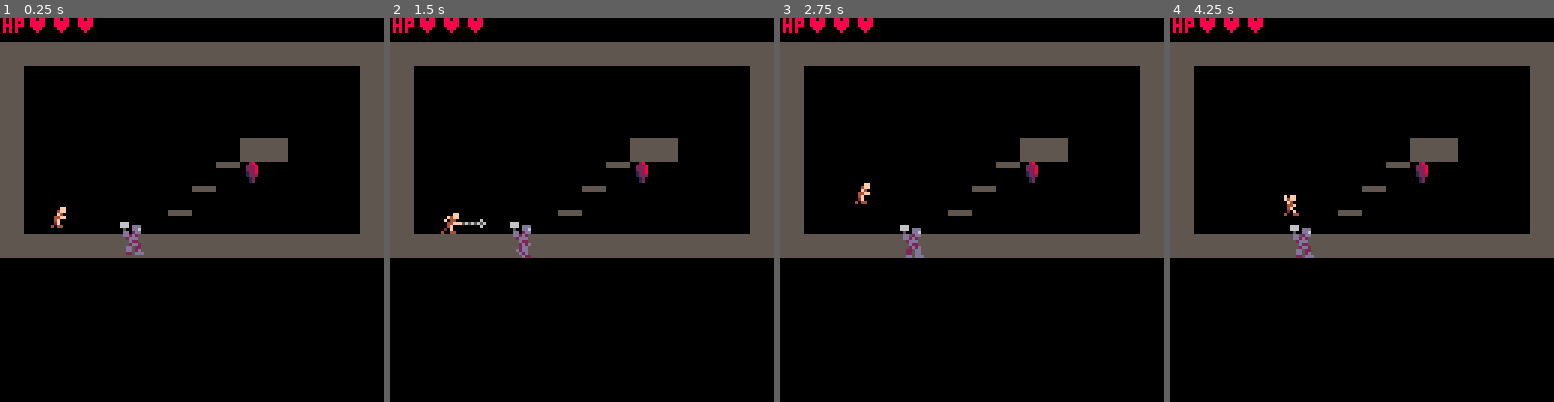
Above: before the commit, frames 1-4 (left to right).
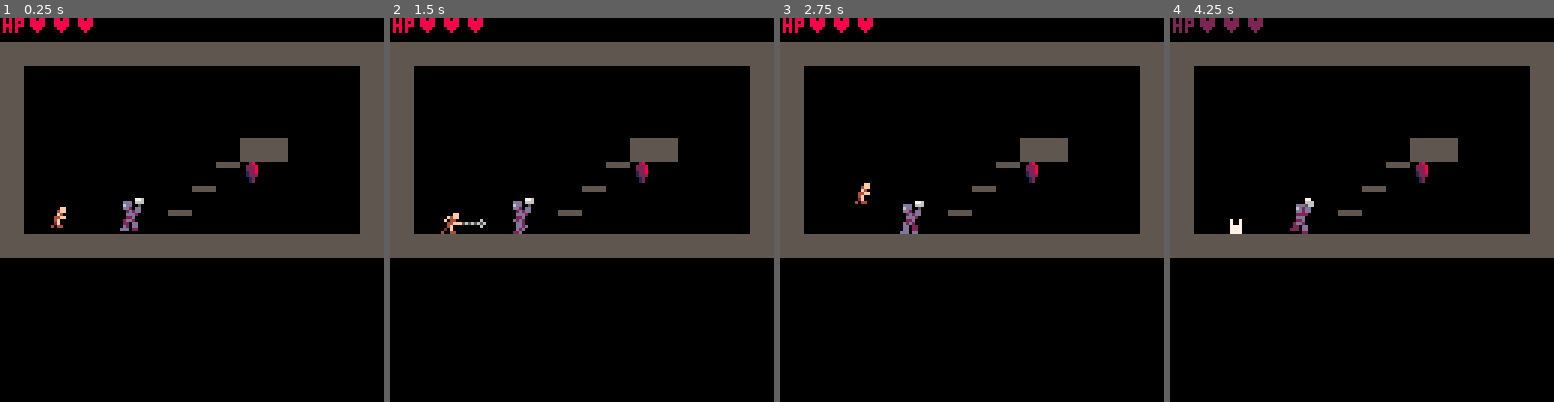
Above: after the commit, the same moments.

Repository: AddisonMink/fortrebosque
Game: PICO-8 cartridge main.p8
Two runs of this game, one before a commit and one after it. Both use one fixed random seed, a clock stepped at 60 frames per second and the inputs below.
Inputs:
- Up to frame 1 (0.25 s): no input
- Up to frame 2 (1.5 s): tap X (X key) at 0.33, 1.07 s; tap O (Z key) at 0.7 s
- Up to frame 3 (2.75 s): hold Right 1.6-2.1 s; tap O (Z key) at 1.7, 2.1, 2.5 s; tap X (X key) at 1.85 s; hold Right from 2.47 s (still down)
- Up to frame 4 (4.25 s): tap O (Z key) every 0.4 s from 2.9 to 4.1 s; tap X (X key) at 2.97, 4.08 s; release Right at 3.03 s; hold Left 3.08-3.58 s; hold Right from 4.02 s (still down)

The runs differ from the first frame. In frame 1, 0.5% of the frame differs, in the area x 31-38%, y 46-62%; in frame 2, 0.5%; in frame 3, 0.5%; in frame 4, 1.2%, in the area x 0-38%, y 0-63%.

Commit message:
finish knight.

Diff:
--- a/knight.lua
+++ b/knight.lua
@@ -1,8 +1,93 @@
 function knight_new(x, y)
+    -- constants
     local walk_anim = { frames = { 34, 35, 36, 35 }, fps = 1, tall = true }
+    local wind_up_anim = { frames = { 37 }, fps = 1, tall = true }
+    local attack_anim = { frames = { 38 }, fps = 1, tall = true }
+    local windup_dur = 0.5
+    local attack_dur = 0.5
+    local shockwave_step_dur = 0.1
+    local shockwave_steps = 5
+    local attack_range = 12
+
+    -- local functions
+    local function shockwave_add(body, entities)
+        local flip_x = body.facing < 0
+        local steps = 0
+        local timer = timer_new(shockwave_step_dur)
+
+        local shock_wave = {
+            body = body_new(body.x, body.y, 0, 0, body.facing, false),
+            hurtbox = hurtbox_new("player", 1, { x = 0, y = 6, w = 6, h = 2 }),
+            anim = { frames = { 2 }, fps = 1, flip_x = flip_x },
+            update = function(me, entities)
+                if timer() then
+                    me.body.x += me.body.facing * 4
+                    steps += 1
+                    if steps >= shockwave_steps then
+                        del(entities, me)
+                    end
+                    timer = timer_new(shockwave_step_dur)
+                end
+            end
+        }
+        add(entities, shock_wave)
+        return shock_wave
+    end
+
+    local function weapon_add(body, entities)
+        local offset = body.facing == 1 and 6 or -6
+        local flip_x = body.facing < 0
+        local weapon = {
+            body = body_new(body.x + offset, body.y, 0, 0, body.facing, false),
+            hurtbox = hurtbox_new("player", 1, { x = 2, y = 4, w = 4, h = 2 }),
+            anim = { frames = { 3 }, fps = 1, flip_x = flip_x }
+        }
+        add(entities, weapon)
+        shockwave_add(weapon.body, entities)
+        return weapon
+    end
+
+    -- state
+    local timer = nil
+    local weapon = nil
+
+    local state_map = {
+        walk = function(me, entities)
+            local player = entities[1]
+            local dx = abs(player.body.x - me.body.x)
+
+            me.body.facing = player.body.x < me.body.x and -1 or 1
+
+            if dx <= attack_range then
+                timer = timer_new(windup_dur)
+                me.anim = wind_up_anim
+                return "wind_up"
+            end
+        end,
+        wind_up = function(me, entities)
+            if timer() then
+                timer = timer_new(attack_dur)
+                me.anim = attack_anim
+                weapon = weapon_add(me.body, entities)
+                return "attack"
+            end
+        end,
+        attack = function(me, entities)
+            if timer() then
+                del(entities, weapon)
+
+                timer = nil
+                me.anim = walk_anim
+                return "walk"
+            end
+        end
+    }
 
     return {
         body = body_new(x, y - 8, 0, 0, 1, true),
-        anim = walk_anim
+        hitbox = hitbox_new("enemy", 3, { x = 2, y = -4, w = 6, h = 6 }),
+        hurtbox = hurtbox_new("player", 1, { x = 2, y = -4, w = 6, h = 12 }),
+        anim = walk_anim,
+        update = state_machine_new("walk", state_map)
     }
 end
--- a/main.p8
+++ b/main.p8
@@ -29,11 +29,11 @@
 000000000000ddd00000000000000000000000000000000000000000222000000002000000028000000000000000000000000000000000000000000000000000
 000000000000dd600000000000000000000000000000000000000000888200000022202000222800000000000000000000000000000000000000000000000000
 007007000dd02dd00000000000000000000000000000000000000000082820200228822200222800000000000000000000000000000000000000000000000000
-000770000dd2d2000000000000000000000000000000000000000000028882220220222000122800000000000000000000000000000000000000000000000000
-00077000002ddd000000000000000000000000000000000000000000000022200002200000122200000000000000000000000000000000000000000000000000
-007007000002d2d00000000000000000000000000000000000000000000220000000000000012000000000000000000000000000000000000000000000000000
-0000000000dd0dd00000000000000000000000000000000000000000000000000000000000012000000000000000000000000000000000000000000000000000
-0000000000220d220000000000000000000000000000000000000000000000000000000000000000000000000000000000000000000000000000000000000000
+000770000dd2d2000070070000077000000000000000000000000000028882220220222000122800000000000000000000000000000000000000000000000000
+00077000002ddd000070070000566500000000000000000000000000000022200002200000122200000000000000000000000000000000000000000000000000
+007007000002d2d00077770000566500000000000000000000000000000220000000000000012000000000000000000000000000000000000000000000000000
+0000000000dd0dd00077770000066000000000000000000000000000000000000000000000012000000000000000000000000000000000000000000000000000
+0000000000220d220077770000000000000000000000000000000000000000000000000000000000000000000000000000000000000000000000000000000000
 0000000000000000000000000000ff00000000000000000000000000000000000000000000000000000000000000000000000000000000000000000000000000
 0000ff00000ff0000000ff000004ff000f0ff00000000ff00000000000000000000000000000cc00000cc0000000000000000000000000000000000000000000
 0004ff00004ff0000004ff00000f40000f4ff000000f4ff00000000000000000000000000000cc00000cc0000000000000000000000000000000000000000000
@@ -46,17 +46,17 @@
 55555555555555550000000000000000000000000000000000000000000000000000000000000000000000000000000000000000000000000000000000000000
 55555555000000000000000000000000000000000000000000000000000000000000000000000000000000000000000000000000000000000000000000000000
 55555555000000000000000000000000000000000000000000000000000000000000000000000000000000000000000000000000000000000000000000000000
-55555555000000000000000066600000000000000660000000000000000000000000000000000000000000000000000000000000000000000000000000000000
-5555555500000000666000006660ddd0666000006660000000000000000000000000000000000000000000000000000000000000000000000000000000000000
-55555555000000006660ddd00500dd606660ddd0665ddd000000ddd0000000000000000000000000000000000000000000000000000000000000000000000000
-55555555000000000500dd600dd02dd00500dd600dd2d6000000dd60000000000000000000000000000000000000000000000000000000000000000000000000
-00000000000000000dd02dd00dd2d2000dd02dd00dd2dd0000002dd0000000000000000000000000000000000000000000000000000000000000000000000000
-00000000000000000dd2d200002ddd000dd2d200002222000000d220000000000000000000000000000000000000000000000000000000000000000000000000
-0000000000000000002ddd00000d2200002ddd00000ddd000000dddd000000000000000000000000000000000000000000000000000000000000000000000000
-0000000000000000000d22000002d2d0000d2200000d220000002ddd000000000000000000000000000000000000000000000000000000000000000000000000
-00000000000000000002dd200002dd000002d2d00002dd200000d220000000000000000000000000000000000000000000000000000000000000000000000000
-000000000000000000dd022000d2dd0000220dd000dd0220000dd220000000000000000000000000000000000000000000000000000000000000000000000000
-000000000000000000dd02d0000d2d0000220dd000dd0222000dd2d0000000000000000000000000000000000000000000000000000000000000000000000000
+55555555000000000000000067700000000000000770000000000000000000000000000000000000000000000000000000000000000000000000000000000000
+5555555500000000677000006660ddd0677000006660000000000000000000000000000000000000000000000000000000000000000000000000000000000000
+55555555000000006660ddd00500dd606660ddd0665ddd0000000000000000000000000000000000000000000000000000000000000000000000000000000000
+55555555000000000500dd600dd02dd00500dd600dd2d6000000ddd0000000000000000000000000000000000000000000000000000000000000000000000000
+00000000000000000dd02dd00dd2d2000dd02dd00dd2dd000000dd60000000000000000000000000000000000000000000000000000000000000000000000000
+00000000000000000dd2d200002ddd000dd2d2000022220000002dd0000000000000000000000000000000000000000000000000000000000000000000000000
+0000000000000000002ddd00000d2200002ddd00000ddd000000d220000000000000000000000000000000000000000000000000000000000000000000000000
+0000000000000000000d22000002d2d0000d2200000d220000002d00000000000000000000000000000000000000000000000000000000000000000000000000
+00000000000000000002dd200002dd000002d2d00002dd2000002ddd000000000000000000000000000000000000000000000000000000000000000000000000
+000000000000000000dd022000d2dd0000220dd000dd0220000d22dd000000000000000000000000000000000000000000000000000000000000000000000000
+000000000000000000dd02d0000d2d0000220dd000dd0222002dd220000000000000000000000000000000000000000000000000000000000000000000000000
 000000000000000000220ddd0000d22000dd0ddd00220000002202dd000000000000000000000000000000000000000000000000000000000000000000000000
 
 
--- a/system.lua
+++ b/system.lua
@@ -76,7 +76,7 @@
     f = body.facing < 0
 
     if a.tall then
-        spr(s, body.x, body.y, 1, 2, f)
+        spr(s, body.x, body.y - 8, 1, 2, f)
     else
         spr(s, body.x, body.y, 1, 1, f)
     end
